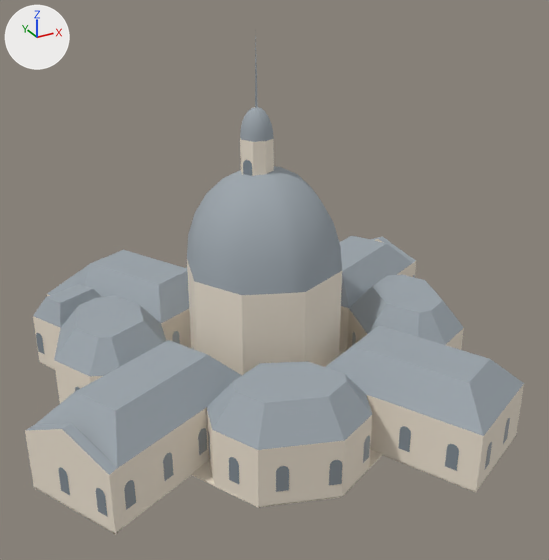
What one commit did to the glTF model data/paris/modeles/ol/saint-louis-de-la-salpetriere.glb.
The view is the same before and after, from a 50 mm lens placed at (-45.7, -88.1, 59.0), pointed at (0.2, -4.7, 17.3). The axes (+X, +Y, +Z) are drawn at upper left. The lights are the same throughout. The picture after the commit comes second. Vertices at exactly the same position are counted once.

In view in the first picture: 'roof', 'stone', 'window'.
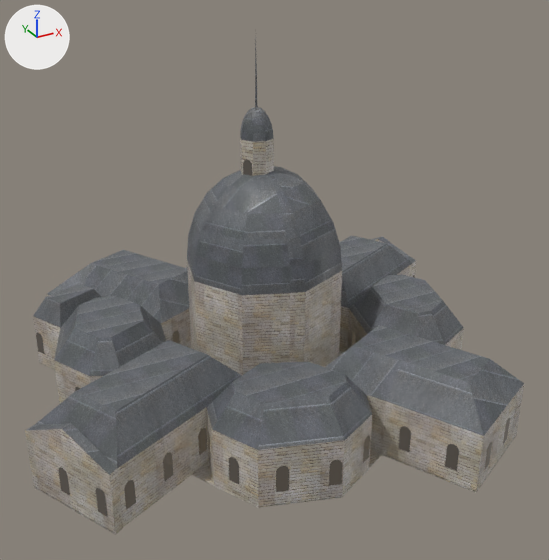
Where the newer file only moved an object's origin or applied its transform, the numbers keep the older frame.

Diff of the bpy script that builds the scene:
```diff
--- a/data/paris/modeles/ol/saint-louis-de-la-salpetriere.glb.py
+++ b/data/paris/modeles/ol/saint-louis-de-la-salpetriere.glb.py
@@ mat_stone @@
 mat_stone = bpy.data.materials.new('stone')
-# nodes: BsdfPrincipled, OutputMaterial
-# colours: pale yellow #efe4d3
+# nodes: BsdfPrincipled, Mix, NormalMap, OutputMaterial, SeparateColor, TexImage x3, VertexColor
+# uses the picture img_stone_c_jpg
+# uses the picture img_stone_n_jpg
+# uses the picture img_stone_orm_jpg
@@ mat_roof @@
 mat_roof = bpy.data.materials.new('roof')
-# nodes: BsdfPrincipled, OutputMaterial
-# colours: grey #9da6ad
+# nodes: BsdfPrincipled, Mix, NormalMap, OutputMaterial, SeparateColor, TexImage x3, VertexColor
+# uses the picture img_roof_c_jpg
+# uses the picture img_roof_n_jpg
+# uses the picture img_roof_orm_jpg
@@ mat_window @@
 mat_window = bpy.data.materials.new('window')
-# nodes: BsdfPrincipled, OutputMaterial
-# colours: blue #64798a, brown #453e31
+# nodes: BsdfPrincipled, Mix, NormalMap, OutputMaterial, SeparateColor, TexImage x3, VertexColor
+# colours: brown #453e31, mixed with the vertex colours
+# uses the picture img_window_c_jpg
+# uses the picture img_window_n_jpg
+# uses the picture img_window_orm_jpg
@@ me_osm_ensemble_foundation @@
-me_osm_ensemble_foundation.from_pydata(...)  # 224 vertices, 357 faces; spans x -35.5..36.5, y -36.3..34.3, z 0.0..40.0
+me_osm_ensemble_foundation.from_pydata(...)  # 220 vertices, 355 faces; spans x -35.5..36.5, y -36.3..34.3, z 0.0..40.0
+# me_osm_ensemble_foundation part 1
+# 2 vertices are removed from x -35.5..-34.3, y -10.1..-9.4, z 8.0..8.1
+# 5 faces are deleted
+# 5 new faces join them
+# other edits to the shape of me_osm_ensemble_foundation do not show in these pictures
 me_osm_ensemble_foundation.materials.append(mat_stone)
@@ me_way_236576222_roof @@
 # verts and faces of me_way_236576222_roof; kept vertices keep their numbers, new ones are numbered from 237
-me_way_236576222_roof.from_pydata(...)  # 237 vertices, 373 faces; spans x -35.5..36.5, y -36.3..34.3, z 8.0..50.0
+me_way_236576222_roof.from_pydata(...)  # 236 vertices, 373 faces; spans x -35.5..36.5, y -36.3..34.3, z 8.0..50.0
+# me_way_236576222_roof part 2
+delete_vertices([34])  # with the faces that use them
+faces += [(31, 33, 38), (31, 38, 36)]
 me_way_236576222_roof.materials.append(mat_roof)
```

Location of each change, (x1, y1, x2, y2) in pixels of the pictures (549 x 560 px; the box of a moved part takes in the faces that stretch with it):
'roof', surface changed (darker)
    both: (27, 46, 524, 475)
'stone', surface changed (pale yellow to grey)
    both: (25, 137, 524, 535)
'window', surface changed
    both: (36, 160, 510, 516)
part 1 of me_osm_ensemble_foundation, moved or reshaped
    before: (25, 429, 65, 452)
    after: (25, 429, 68, 452)
part 2 of me_way_236576222_roof, moved or reshaped
    both: (35, 392, 116, 466)
